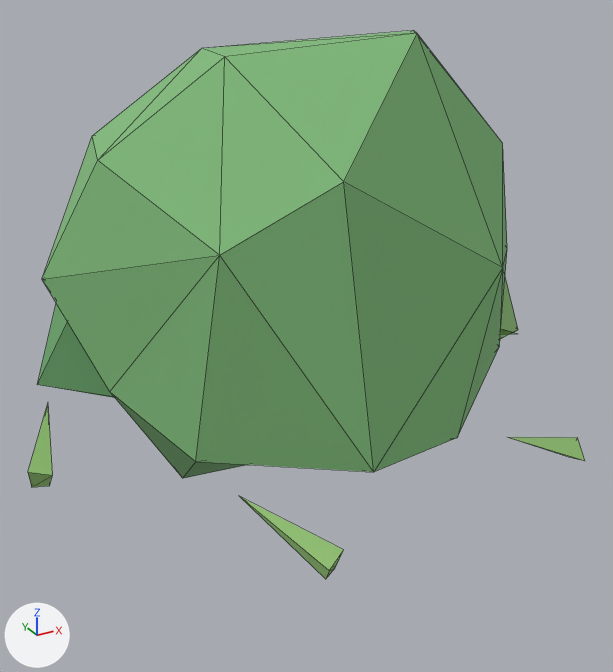
Renders of the glTF model game/isla-ancestral/assets/3d/baja/50-Vegetacion_arbusto_redondo.glb from each side of a commit.
Camera for both pictures: a 50 mm camera at (-1.44, -2.69, 1.92) aimed at (-0.02, -0.12, 0.63). The lights are fixed; the arrows at lower left show +X, +Y and +Z. The first picture is the older version. Mesh edges are drawn as thin lines. Vertices at exactly the same position are counted once.

The scene before the commit, as lines of its bpy script (objects in view):
```python
me_sm_arbusto_m_arbusto_001 = bpy.data.meshes.new('SM_Arbusto_M_Arbusto.001')
me_sm_arbusto_m_arbusto_001.from_pydata(...)  # 30 vertices, 56 faces; spans x -0.88..0.8, y -0.83..0.88, z -0.13..1.52
me_sm_arbusto_m_arbusto_001.materials.append(mat_mat_arbusto)  # green #81bc7c
me_sm_arbusto_m_arbusto_oscuro_001 = bpy.data.meshes.new('SM_Arbusto_M_Arbusto_Oscuro.001')
me_sm_arbusto_m_arbusto_oscuro_001.from_pydata(...)  # 9 vertices, 14 faces; spans x -0.914..-0.015, y 0.095..0.986, z -0.052..0.826
me_sm_arbusto_m_arbusto_oscuro_001.materials.append(mat_mat_arbusto_oscuro)  # green #6faa6f
me_sm_arbusto_m_pasto_base_001 = bpy.data.meshes.new('SM_Arbusto_M_Pasto_Base.001')
me_sm_arbusto_m_pasto_base_001.from_pydata(...)  # 28 vertices, 32 faces; spans x -1.09..1.05, y -1.03..1.01, z 0.1..0.27
me_sm_arbusto_m_pasto_base_001.materials.append(mat_mat_pasto_base)  # green #95c476
ob_sm_arbusto_m_arbusto = bpy.data.objects.new('SM_Arbusto_M_Arbusto', me_sm_arbusto_m_arbusto_001)
ob_sm_arbusto_m_arbusto.location = (0.0, 0.0, 0.2)
ob_sm_arbusto_m_arbusto_oscuro = bpy.data.objects.new('SM_Arbusto_M_Arbusto_Oscuro', me_sm_arbusto_m_arbusto_oscuro_001)
ob_sm_arbusto_m_arbusto_oscuro.location = (0.0, 0.0, 0.2)
ob_sm_arbusto_m_pasto_base = bpy.data.objects.new('SM_Arbusto_M_Pasto_Base', me_sm_arbusto_m_pasto_base_001)
ob_sm_arbusto_m_pasto_base.location = (0.0, 0.0, 0.2)
```
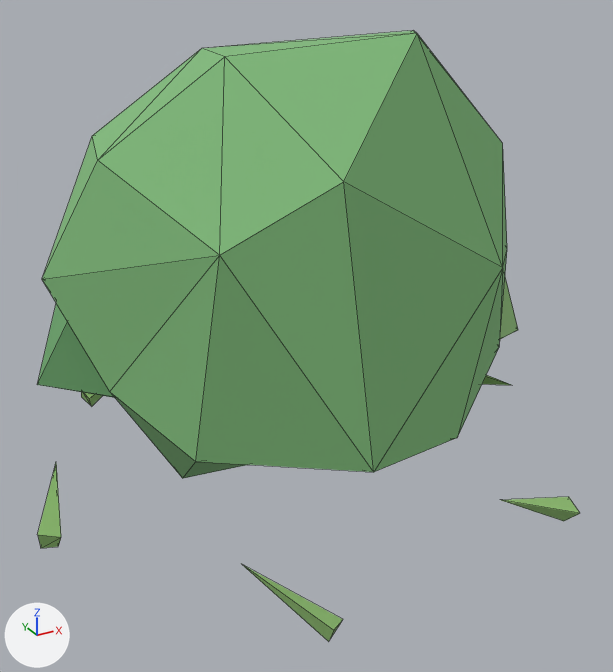
The newer file is also turned or shifted as a whole; pictures and numbers use the older file's frame.

Diff of the bpy script that builds the scene:
```diff
--- a/game/isla-ancestral/assets/3d/baja/50-Vegetacion_arbusto_redondo.glb.py
+++ b/game/isla-ancestral/assets/3d/baja/50-Vegetacion_arbusto_redondo.glb.py
@@ me_sm_arbusto_m_pasto_base_001 @@
 # used by ob_sm_arbusto_m_pasto_base; location = (0.0, 0.0, 0.2)
 # verts and faces of me_sm_arbusto_m_pasto_base_001; kept vertices keep their numbers, new ones are numbered from 28
-me_sm_arbusto_m_pasto_base_001.from_pydata(...)  # 28 vertices, 32 faces; spans x -1.09..1.05, y -1.03..1.01, z 0.1..0.27
+me_sm_arbusto_m_pasto_base_001.from_pydata(...)  # 28 vertices, 32 faces; spans x -1.09..1.05, y -1.03..1.01, z -0.16..0.02
+# me_sm_arbusto_m_pasto_base_001 part 1: the loose piece of 4 vertices spanning x 0.97..1.05, y -0.17..0.18, z 0.11..0.25 is moved by (0.0, 0.0, -0.25)
+# me_sm_arbusto_m_pasto_base_001 part 2: the loose piece of 5 vertices spanning x -1.09..-0.94, y -0.18..0.15, z 0.1..0.26 is moved by (0.0, 0.0, -0.25)
+# me_sm_arbusto_m_pasto_base_001 part 3: the loose piece of 5 vertices spanning x -0.59..-0.38, y -1.03..-0.73, z 0.1..0.26 is deleted
+# me_sm_arbusto_m_pasto_base_001 part 4: the loose piece of 4 vertices spanning x 0.34..0.68, y -0.93..-0.85, z 0.1..0.27 is deleted
+# me_sm_arbusto_m_pasto_base_001 part 5
+verts[34] = (-0.67, 0.82, -0.06)
+verts[35] = (-0.67, 0.87, -0.12)  # pixel (81, 396)
+verts[36] = (-0.64, 0.8, -0.14)  # pixel (91, 406)
+verts[37] = (-0.65, 0.77, -0.09)  # pixel (89, 398)
+verts[38] = (-0.34, 0.91, 0.0)
+faces += [(34, 35, 36), (34, 36, 37), (34, 38, 35), (35, 38, 36), (36, 38, 37), (34, 37, 38)]
+# me_sm_arbusto_m_pasto_base_001 part 6
+verts[39] = (-0.43, -1.03, -0.08)  # pixel (333, 630)
+verts[40] = (-0.42, -0.99, -0.16)  # pixel (328, 641)
+verts[41] = (-0.37, -0.98, -0.1)  # pixel (343, 619)
+verts[42] = (-0.59, -0.73, 0.01)  # pixel (241, 563)
+faces += [(39, 42, 40), (40, 42, 41), (39, 41, 42), (39, 40, 41)]
+# me_sm_arbusto_m_pasto_base_001 part 7
+verts[43] = (0.66, -0.93, -0.1)  # pixel (580, 513)
+verts[44] = (0.64, -0.88, -0.16)  # pixel (563, 521)
+verts[45] = (0.68, -0.85, -0.08)  # pixel (568, 496)
+verts[46] = (0.34, -0.85, 0.02)  # pixel (499, 499)
+faces += [(43, 45, 46), (43, 46, 44), (43, 44, 45), (44, 46, 45)]
+# other edits to the shape of me_sm_arbusto_m_pasto_base_001 do not show in these pictures
 me_sm_arbusto_m_pasto_base_001.materials.append(mat_mat_pasto_base)
```

Pixel boxes [x1, y1, x2, y2] of what changed, in the pictures (613 x 672 px; the box of a moved part takes in the faces that stretch with it):
'SM_Arbusto_M_Pasto_Base', reshaped (7% taller)
    before: [28, 329, 585, 579]
    after: [38, 375, 580, 642]
part 1 of me_sm_arbusto_m_pasto_base_001, moved or reshaped (mostly hidden)
    before: [501, 329, 518, 334]
    after: [482, 375, 511, 385]
part 2 of me_sm_arbusto_m_pasto_base_001, moved or reshaped
    before: [28, 404, 52, 487]
    after: [38, 464, 61, 548]
part 3 of me_sm_arbusto_m_pasto_base_001, deleted (green)
    before: [239, 496, 344, 579]
part 4 of me_sm_arbusto_m_pasto_base_001, deleted (green)
    before: [508, 437, 585, 461]
part 5 of me_sm_arbusto_m_pasto_base_001, added
    after: [81, 392, 102, 406]
part 6 of me_sm_arbusto_m_pasto_base_001, added (green)
    after: [243, 565, 343, 642]
part 7 of me_sm_arbusto_m_pasto_base_001, added (green)
    after: [501, 497, 580, 521]
